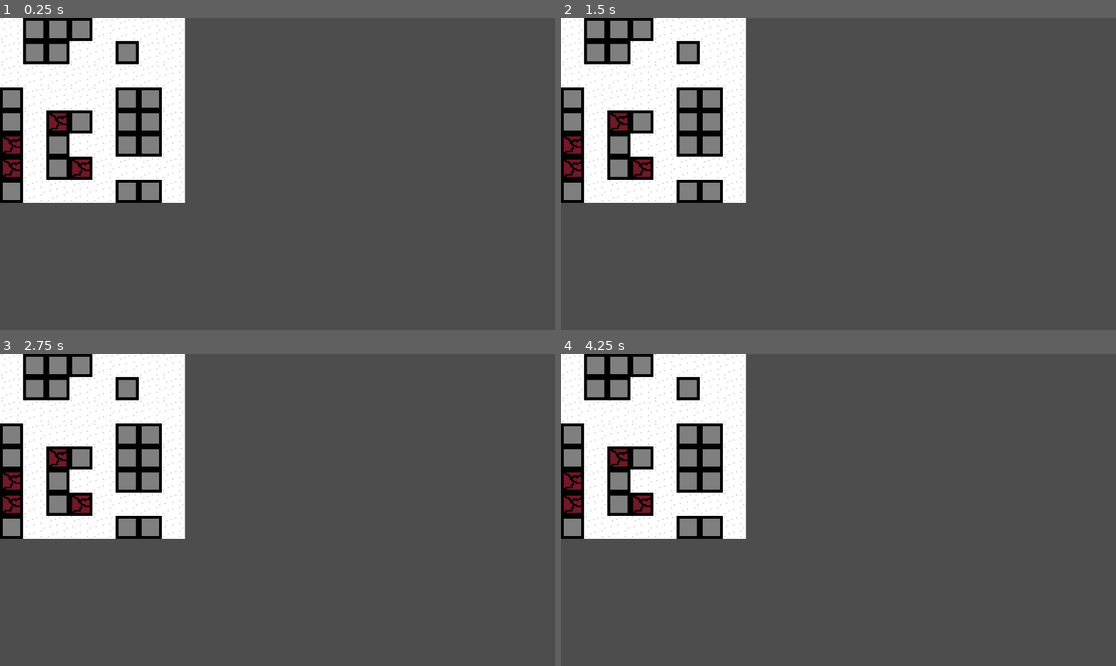
Above: before the commit, frames 1-4 (two rows, left to right).
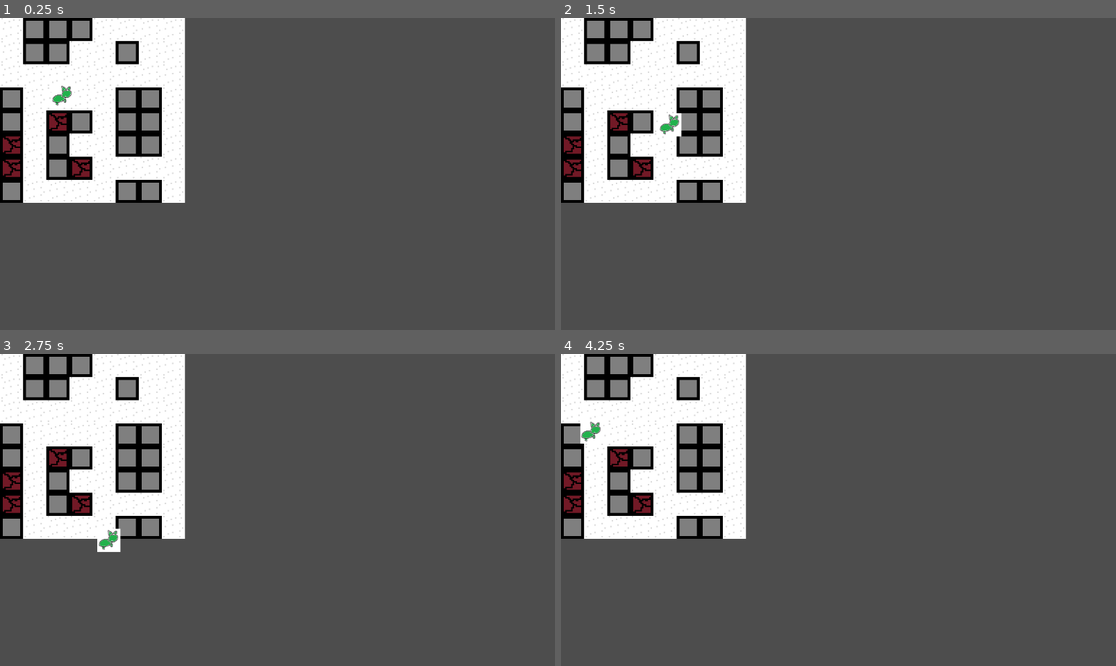
Above: after the commit, the same moments.

Repository: mojius/Mini-Jam-185
Game: Godot game, scene res://tileset-test.tscn
The game is run twice, just before and just after one commit, with the same random seed, the same clock (stepped at 60 frames per second) and the same inputs. Before the commit the project has no main scene; this scene is started directly in both runs.
Inputs:
- Up to frame 1 (0.25 s): no input
- Up to frame 2 (1.5 s): tap Enter at 0.5 s; hold Right (ui_right) 0.53-1.28 s; tap Space at 1.25 s; hold Down (ui_down) from 1.28 s (still down)
- Up to frame 3 (2.75 s): release Down (ui_down) at 2.03 s; hold Right (ui_right) from 2.03 s (still down)
- Up to frame 4 (4.25 s): tap Enter at 2.75 s; release Right (ui_right) at 2.78 s; hold Up (ui_up) 2.78-3.53 s; hold Left (ui_left) from 3.53 s (still down)

The runs differ from the first frame. In frame 1, 0.1% of the frame differs, in the area x 9-14%, y 21-29%; in frame 2, 0.2%; in frame 3, 0.2%, in the area x 17-22%, y 55-64%; in frame 4, 0.2%.

Commit message:
added alient cat

Diff:
--- a/placeholder-tiles-tileset.tres
+++ b/placeholder-tiles-tileset.tres
@@ -6,8 +6,11 @@
 texture = ExtResource("1_i82l5")
 0:0/0 = 0
 1:0/0 = 0
+1:0/0/physics_layer_0/polygon_0/points = PackedVector2Array(-8, -8, 8, -8, 8, 8, -8, 8)
 0:1/0 = 0
+0:1/0/physics_layer_0/polygon_0/points = PackedVector2Array(-8, -8, 8, -8, 8, 8, -8, 8)
 1:1/0 = 0
 
 [resource]
+physics_layer_0/collision_layer = 1
 sources/0 = SubResource("TileSetAtlasSource_32c2f")
--- a/project.godot
+++ b/project.godot
@@ -11,5 +11,6 @@
 [application]
 
 config/name="Mini Jam 185"
+run/main_scene="uid://duokjj614kuis"
 config/features=PackedStringArray("4.4", "Forward Plus")
 config/icon="res://icon.svg"
--- /dev/null
+++ b/scenes/alien_cat.tscn
@@ -0,0 +1,19 @@
+[gd_scene load_steps=4 format=3 uid="uid://mc0li434e1qw"]
+
+[ext_resource type="Texture2D" uid="uid://bwlldpa3c88oo" path="res://assets/cat png.png" id="1_mdowt"]
+[ext_resource type="Script" uid="uid://bi00ouuaenwgu" path="res://scripts/cat_movement.gd" id="1_xjqgo"]
+
+[sub_resource type="RectangleShape2D" id="RectangleShape2D_xjqgo"]
+size = Vector2(29, 31)
+
+[node name="AlienCat" type="Node2D"]
+
+[node name="CharacterBody2D" type="CharacterBody2D" parent="."]
+script = ExtResource("1_xjqgo")
+
+[node name="Sprite2D" type="Sprite2D" parent="CharacterBody2D"]
+texture = ExtResource("1_mdowt")
+
+[node name="CollisionShape2D" type="CollisionShape2D" parent="CharacterBody2D"]
+position = Vector2(-1, 0)
+shape = SubResource("RectangleShape2D_xjqgo")
--- /dev/null
+++ b/scenes/game.tscn
@@ -0,0 +1,22 @@
+[gd_scene load_steps=3 format=3 uid="uid://g440bxlmicj3"]
+
+[ext_resource type="PackedScene" uid="uid://mc0li434e1qw" path="res://scenes/alien_cat.tscn" id="1_uwrxv"]
+
+[sub_resource type="SegmentShape2D" id="SegmentShape2D_uwrxv"]
+b = Vector2(127, 0)
+
+[node name="Game" type="Node2D"]
+
+[node name="AlienCat" parent="." instance=ExtResource("1_uwrxv")]
+position = Vector2(0, -1)
+
+[node name="Camera2D" type="Camera2D" parent="AlienCat"]
+position = Vector2(0, 1)
+scale = Vector2(0.972481, 0.949073)
+zoom = Vector2(8, 8)
+
+[node name="StaticBody2D" type="StaticBody2D" parent="."]
+
+[node name="CollisionShape2D" type="CollisionShape2D" parent="StaticBody2D"]
+position = Vector2(-51, 8)
+shape = SubResource("SegmentShape2D_uwrxv")
--- /dev/null
+++ b/scripts/cat_movement.gd
@@ -0,0 +1,23 @@
+extends CharacterBody2D
+
+
+const SPEED = 300.0
+const JUMP_VELOCITY = -400.0
+
+
+func _physics_process(delta: float) -> void:
+	# Get the input direction and handle the movement/deceleration.
+	# As good practice, you should replace UI actions with custom gameplay actions.
+	var horizontal_direction := Input.get_axis("ui_left", "ui_right")
+	var vertical_direction := Input.get_axis("ui_up", "ui_down")
+	if horizontal_direction:
+		velocity.x = horizontal_direction * SPEED
+	else:
+		velocity.x = move_toward(velocity.x, 0, SPEED)
+
+	if vertical_direction:
+		velocity.y = vertical_direction * SPEED
+	else:
+		velocity.y = move_toward(velocity.y, 0, SPEED)
+
+	move_and_slide()
--- a/tileset-test.tscn
+++ b/tileset-test.tscn
@@ -1,6 +1,7 @@
-[gd_scene load_steps=2 format=4 uid="uid://bs8drlvl6d80w"]
+[gd_scene load_steps=3 format=4 uid="uid://duokjj614kuis"]
 
-[ext_resource type="TileSet" uid="uid://bir40ehqpp06l" path="res://placeholder-tiles-tileset.tres" id="1_pdics"]
+[ext_resource type="TileSet" uid="uid://b8rml3bcjstnk" path="res://placeholder-tiles-tileset.tres" id="1_pdics"]
+[ext_resource type="PackedScene" uid="uid://mc0li434e1qw" path="res://scenes/alien_cat.tscn" id="2_1nja4"]
 
 [node name="Node2D" type="Node2D"]
 
@@ -9,3 +10,6 @@
 scale = Vector2(3, 3)
 tile_map_data = PackedByteArray("AAAAAAAAAAAAAAAAAAABAAAAAAABAAAAAAACAAAAAAABAAAAAAADAAAAAAABAAAAAAAEAAAAAAAAAAAAAAAEAA …(944 unchanged characters)…
 tile_set = ExtResource("1_pdics")
+
+[node name="AlienCat" parent="." instance=ExtResource("2_1nja4")]
+position = Vector2(130, 162)
Binary file added: assets/cat png.png
Not shown, added: assets/cat png.png.import
Not shown: 1 places in placeholder-tiles-tileset.tres that only renumber resources
Not shown, added: scripts/cat_movement.gd.uid
